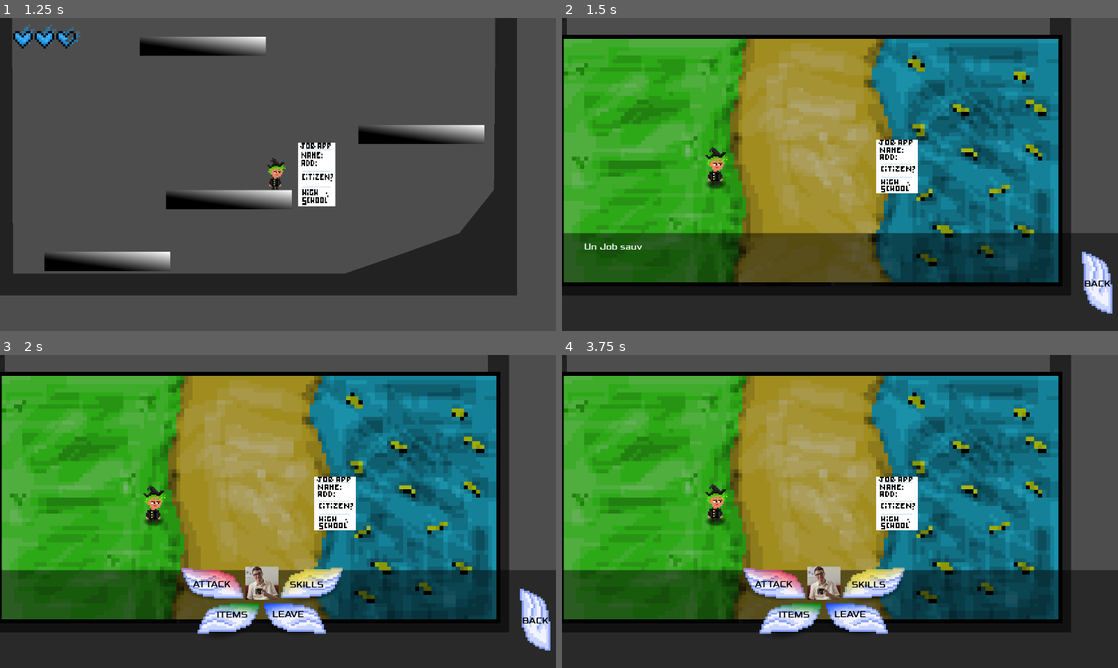
Above: before the commit, frames 1-4 (two rows, left to right).
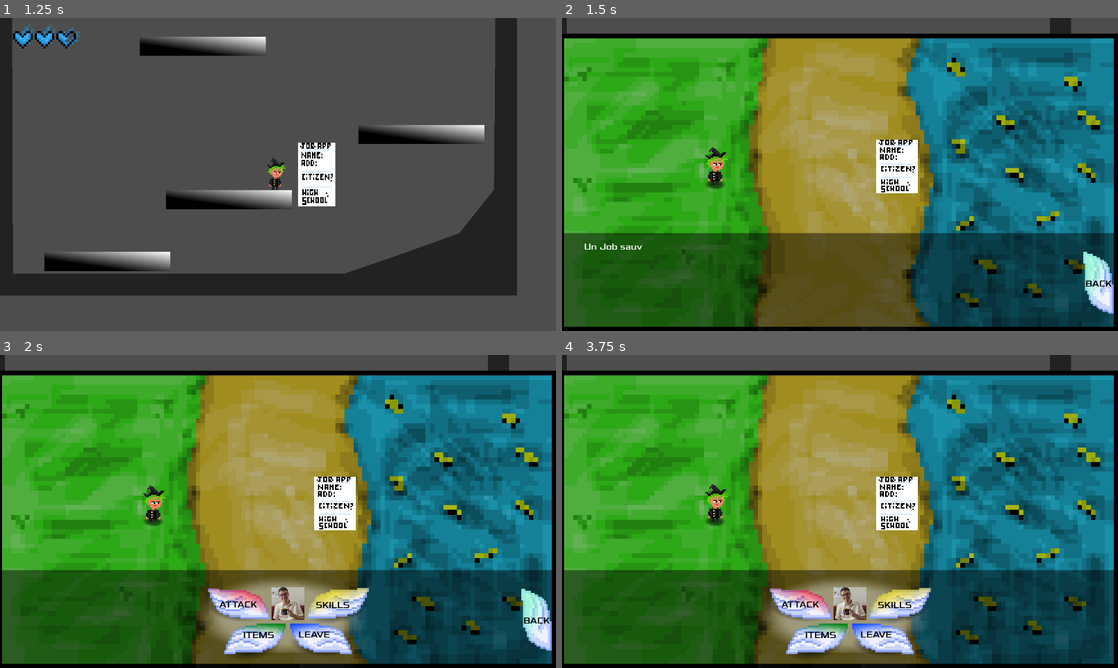
Above: after the commit, the same moments.

Repository: RTheoGH/CSSG
Game: Godot game, scene res://scenes/Menu.tscn
Two runs of this game, one before a commit and one after it. Both use one fixed random seed, a clock stepped at 60 frames per second and the inputs below.
Inputs (mouse positions are in pixels of both pictures, inside the frame that each line leads up to):
- Up to frame 1 (1.25 s): click "START" at 0.5 s
- Up to frame 2 (1.5 s): tap Enter (ui_accept) at 1.25 s; move the mouse to (962, 158) at 1.27 s; hold D (right) from 1.28 s (still down); tap Mouse wheel down (camera_dezoom) at 1.35 s
- Up to frame 3 (2 s): keep holding D (right); tap Space (jump) at 1.52 s
- Up to frame 4 (3.75 s): release D (right) at 2 s; click "[color=black]ATTACK" at 2 s; click (562, 358) at 2.75 s; click "[color=black]BACK" at 3.5 s

Frame 1 is identical in both runs. In frame 2, 46% of the frame differs, in the area x 0-100%, y 4-100%; in frame 3, 49%; in frame 4, 49%.

Commit message:
fix battle screen

Diff:
--- a/scenes/Battle.tscn
+++ b/scenes/Battle.tscn
@@ -94,6 +94,20 @@
 fill_from = Vector2(0.486239, 0.568807)
 fill_to = Vector2(0.90367, 0.0825688)
 
+[sub_resource type="Gradient" id="Gradient_asg2t"]
+offsets = PackedFloat32Array(0, 0.655738)
+colors = PackedColorArray(0, 0, 0, 1, 0.720467, 0.720468, 0.720467, 1)
+
+[sub_resource type="GradientTexture2D" id="GradientTexture2D_xpxw5"]
+gradient = SubResource("Gradient_asg2t")
+fill_from = Vector2(0.360215, 0.698925)
+fill_to = Vector2(0.946237, 0.0645161)
+
+[sub_resource type="ShaderMaterial" id="ShaderMaterial_oi11t"]
+shader = ExtResource("5_nbuoa")
+shader_parameter/ColorParameter = Color(0.56059, 1, 0.801674, 0.654902)
+shader_parameter/Texture2DParameter = SubResource("GradientTexture2D_xpxw5")
+
 [sub_resource type="SpriteFrames" id="SpriteFrames_klneh"]
 
 [sub_resource type="SpriteFrames" id="SpriteFrames_m4omc"]
@@ -181,9 +195,9 @@
 texture_filter = 1
 material = SubResource("ShaderMaterial_drw6o")
 offset_left = -5.0
-offset_top = -269.0
-offset_right = 1152.0
-offset_bottom = 888.0
+offset_top = -329.0
+offset_right = 1280.0
+offset_bottom = 1042.0
 texture = ExtResource("2_agewj")
 
 [node name="ColorRect" type="ColorRect" parent="."]
@@ -207,14 +221,16 @@
 text = "Un job sauvage apparait."
 
 [node name="main_select" type="Node2D" parent="ColorRect"]
-position = Vector2(68, -4)
+visible = false
+position = Vector2(660, 111)
 script = ExtResource("3_fue0e")
 
 [node name="attack" type="Button" parent="ColorRect/main_select"]
 z_index = 1
-offset_left = 342.0
-offset_right = 523.0
-offset_bottom = 67.0
+offset_left = -189.5
+offset_top = -68.4998
+offset_right = -8.50006
+offset_bottom = -1.49985
 flat = true
 metadata/_edit_use_anchors_ = true
 
@@ -249,11 +265,12 @@
 
 [node name="skills" type="Button" parent="ColorRect/main_select"]
 z_index = 1
-offset_left = 571.0
-offset_top = -1.0
-offset_right = 741.0
-offset_bottom = 72.0
-flat = true
+offset_left = 39.4999
+offset_top = -69.4998
+offset_right = 209.5
+offset_bottom = 3.50015
+flat = true
+metadata/_edit_use_anchors_ = true
 
 [node name="skills_sp" type="Sprite2D" parent="ColorRect/main_select/skills"]
 z_index = 1
@@ -285,12 +302,13 @@
 
 [node name="items" type="Button" parent="ColorRect/main_select"]
 z_index = 1
-offset_left = 379.0
-offset_top = 81.0
-offset_right = 560.0
-offset_bottom = 148.0
+offset_left = -152.5
+offset_top = 12.5002
+offset_right = 28.4999
+offset_bottom = 79.5002
 text = "ITEMS"
 flat = true
+metadata/_edit_use_anchors_ = true
 
 [node name="items_sp" type="Sprite2D" parent="ColorRect/main_select/items"]
 z_index = 1
@@ -323,12 +341,13 @@
 
 [node name="leave" type="Button" parent="ColorRect/main_select"]
 z_index = 1
-offset_left = 532.0
-offset_top = 81.0
-offset_right = 713.0
-offset_bottom = 148.0
+offset_left = 0.499939
+offset_top = 12.5002
+offset_right = 181.5
+offset_bottom = 79.5002
 text = "LEAVE"
 flat = true
+metadata/_edit_use_anchors_ = true
 
 [node name="leave_sp" type="Sprite2D" parent="ColorRect/main_select/leave"]
 z_index = 1
@@ -361,12 +380,13 @@
 
 [node name="Button" type="Button" parent="ColorRect/main_select"]
 z_index = 1
-offset_left = 500.0
-offset_top = -3.0
-offset_right = 572.0
-offset_bottom = 69.0
+offset_left = -31.5001
+offset_top = -71.4998
+offset_right = 40.4999
+offset_bottom = 0.500153
 text = "ULT"
 flat = true
+metadata/_edit_use_anchors_ = true
 
 [node name="Sprite2D" type="Sprite2D" parent="ColorRect/main_select/Button"]
 position = Vector2(35, 37)
@@ -374,18 +394,17 @@
 texture = ExtResource("5_vc2lj")
 
 [node name="Sprite2D" type="Sprite2D" parent="ColorRect/main_select"]
-visible = false
-position = Vector2(526.75, 50)
+position = Vector2(-4.75006, -18.4998)
 scale = Vector2(6.53906, 3.04688)
 texture = SubResource("GradientTexture2D_tga2w")
 
 [node name="SkillSelect" parent="ColorRect" instance=ExtResource("14_h5ilx")]
 visible = false
 layout_mode = 0
-offset_left = -1.0
-offset_top = -2.0
-offset_right = 1151.0
-offset_bottom = 151.0
+offset_left = 50.0
+offset_top = 35.0
+offset_right = 1202.0
+offset_bottom = 188.0
 
 [node name="back" type="Button" parent="ColorRect"]
 z_index = 2
@@ -395,14 +414,15 @@
 anchor_top = 0.5
 anchor_right = 0.996
 anchor_bottom = 0.967
-offset_left = 0.18396
+offset_left = 2.76001
 offset_top = -58.5
-offset_right = -0.391968
+offset_right = 2.18408
 offset_bottom = 0.048996
 flat = true
 
-[node name="skills_sp" type="Sprite2D" parent="ColorRect/back"]
-texture_filter = 1
+[node name="back_sp" type="Sprite2D" parent="ColorRect/back"]
+texture_filter = 1
+material = SubResource("ShaderMaterial_oi11t")
 position = Vector2(38, 60)
 rotation = -1.5708
 scale = Vector2(4.44531, 4.38281)
@@ -457,4 +477,6 @@
 [connection signal="mouse_entered" from="ColorRect/main_select/leave" to="ColorRect/main_select" method="_on_leave_mouse_entered"]
 [connection signal="mouse_exited" from="ColorRect/main_select/leave" to="ColorRect/main_select" method="_on_leave_mouse_exited"]
 [connection signal="pressed" from="ColorRect/main_select/leave" to="ColorRect/main_select" method="_on_leave_pressed"]
+[connection signal="mouse_entered" from="ColorRect/back" to="ColorRect/main_select" method="_on_back_mouse_entered"]
+[connection signal="mouse_exited" from="ColorRect/back" to="ColorRect/main_select" method="_on_back_mouse_exited"]
 [connection signal="pressed" from="ColorRect/back" to="ColorRect/main_select" method="_on_back_pressed"]
--- a/scenes/skill_select.tscn
+++ b/scenes/skill_select.tscn
@@ -4,19 +4,19 @@
 [ext_resource type="Script" path="res://scripts/skill_select.gd" id="1_xumfo"]
 
 [node name="SkillSelect" type="ColorRect"]
-offset_left = -2.0
-offset_top = 489.0
-offset_right = 1150.0
-offset_bottom = 642.0
+offset_top = 512.0
+offset_right = 1280.0
+offset_bottom = 656.0
 color = Color(0, 0, 0, 0)
 script = ExtResource("1_xumfo")
 
 [node name="Skill1" type="Button" parent="."]
-layout_mode = 0
-offset_left = 5.0
-offset_top = 5.0
-offset_right = 506.0
-offset_bottom = 72.0
+layout_mode = 1
+anchors_preset = -1
+anchor_right = 0.469
+anchor_bottom = 0.5
+offset_right = -0.320007
+offset_bottom = -8.0
 text = "-"
 
 [node name="TextureRect" type="TextureRect" parent="Skill1"]
@@ -29,11 +29,13 @@
 texture = ExtResource("1_n7nyl")
 
 [node name="Skill2" type="Button" parent="."]
-layout_mode = 0
-offset_left = 5.0
-offset_top = 81.0
-offset_right = 506.0
-offset_bottom = 148.0
+layout_mode = 1
+anchors_preset = -1
+anchor_top = 0.556
+anchor_right = 0.469
+anchor_bottom = 1.0
+offset_top = -0.0640106
+offset_right = -0.320007
 text = "-"
 
 [node name="TextureRect" type="TextureRect" parent="Skill2"]
@@ -46,11 +48,13 @@
 texture = ExtResource("1_n7nyl")
 
 [node name="Skill3" type="Button" parent="."]
-layout_mode = 0
-offset_left = 511.0
-offset_top = 5.0
-offset_right = 982.0
-offset_bottom = 72.0
+layout_mode = 1
+anchors_preset = -1
+anchor_left = 0.481
+anchor_right = 0.95
+anchor_bottom = 0.444
+offset_left = 0.319946
+offset_bottom = 0.0639954
 text = "-"
 
 [node name="TextureRect" type="TextureRect" parent="Skill3"]
@@ -63,11 +67,14 @@
 texture = ExtResource("1_n7nyl")
 
 [node name="Skill4" type="Button" parent="."]
-layout_mode = 0
-offset_left = 511.0
-offset_top = 81.0
-offset_right = 982.0
-offset_bottom = 148.0
+layout_mode = 1
+anchors_preset = -1
+anchor_left = 0.481
+anchor_top = 0.556
+anchor_right = 0.95
+anchor_bottom = 1.0
+offset_left = 0.319946
+offset_top = -0.0640106
 text = "-"
 
 [node name="TextureRect" type="TextureRect" parent="Skill4"]
@@ -81,7 +88,6 @@
 
 [node name="DescriptionLeft" type="ColorRect" parent="."]
 visible = false
-layout_mode = 0
 offset_left = 8.0
 offset_top = 8.0
 offset_right = 503.0
@@ -99,7 +105,6 @@
 
 [node name="DescriptionRight" type="ColorRect" parent="."]
 visible = false
-layout_mode = 0
 offset_left = 514.0
 offset_top = 8.0
 offset_right = 979.0
--- a/scripts/main_select.gd
+++ b/scripts/main_select.gd
@@ -50,6 +50,8 @@
 		back.hide()
 		self.show()
 
+
+
 func _on_attack_mouse_entered() -> void:
 	get_node("attack/attack_sp").texture = load("res://ressources/images/Sprite_bouton_active.png")
 	get_node("attack/attack_sp").material.shader = load("res://shaders/active_button.tres")
@@ -85,3 +87,12 @@
 func _on_leave_mouse_exited() -> void:
 	get_node("leave/leave_sp").texture = load("res://ressources/images/Sprite_bouton.png")
 	get_node("leave/leave_sp").material.shader = load("res://shaders/wing.tres")
+
+func _on_back_mouse_entered() -> void:
+	get_parent().get_node("back/back_sp").texture = load("res://ressources/images/Sprite_bouton_active.png")
+	get_parent().get_node("back/back_sp").material.shader = load("res://shaders/active_button.tres")
+	get_parent().get_node("back/back_sp").material.set_shader_parameter("color", Color(0.561, 1, 0.802, 0.655))
+
+func _on_back_mouse_exited() -> void:
+	get_parent().get_node("back/back_sp").texture = load("res://ressources/images/Sprite_bouton.png")
+	get_parent().get_node("back/back_sp").material.shader = load("res://shaders/wing.tres")
Not shown: 1 places in scenes/Battle.tscn that only renumber resources
Not shown: 1 places in scenes/Main.tscn that only renumber resources
